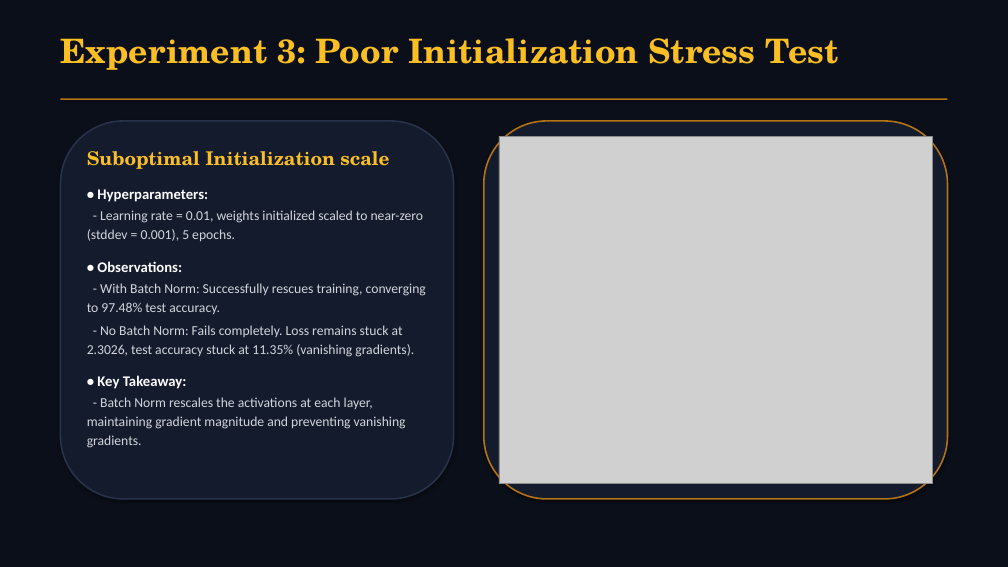
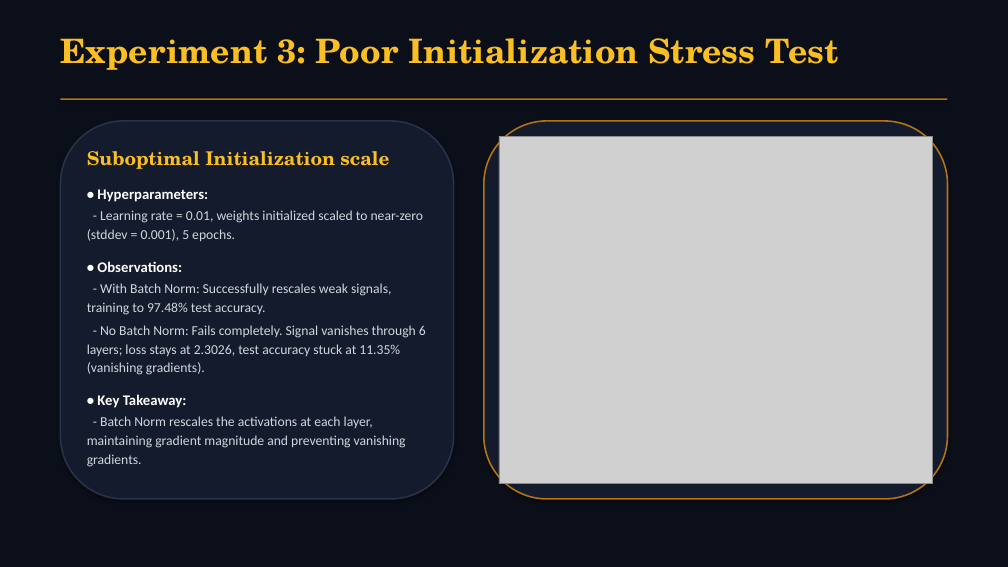
Before and after one commit to WhySeriousKaif/CNN-Group-3-Project, a slide deck: slide 11 of presentation.pptx. Drawn at 1008x567 pixels with LibreOffice and Linux fonts; fonts in the diff are those of the drawing; grey boxes stand for pictures. Boxes give left, top, right and bottom in pixels: in the first picture for what was removed or moved away, otherwise in the second. Text is boxed around its words. In the diff, an @@ line names an element or a change of style, - is before the commit and + after.

```diff
--- a/presentation.pptx
+++ b/presentation.pptx
@@ text at [87,283,426,375]: text changed @@
-- With Batch Norm: Successfully rescues training, converging to 97.48% test accuracy.
-- No Batch Norm: Fails completely. Loss remains stuck at 2.3026, test accuracy stuck at 11.35% (vanishing gradients).
+- With Batch Norm: Successfully rescales weak signals, training to 97.48% test accuracy.
+- No Batch Norm: Fails completely. Signal vanishes through 6 layers; loss stays at 2.3026, test accuracy stuck at 11.35% (vanishing gradients).
```
Also in this commit, not shown: 13 other slides changed, 1 slide added, 1 slide removed, 1 other file.
